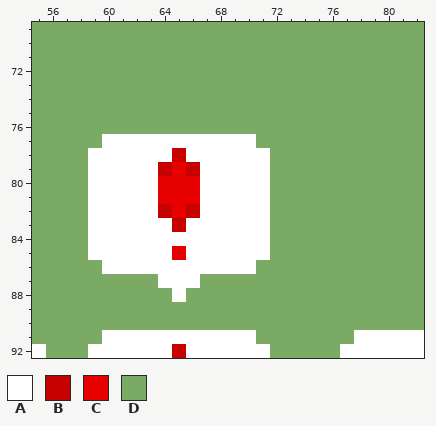
Two states of a pixel-art file, Art Assets/Aseprite Files/experiment-3.aseprite. Above, as it was before the edit.
220x178 pixels, 1 frame. Colours within 5 levels of each other are drawn and written as one. Shown: x 55..82, y 69..92.
Visible layers, top first: "Front", "BG".
Palette (. is transparent): A #ffffff  B #c70000  C #e60000  D #7aaa64
Pixels before, first column x 55:
69 DDDDDDDDDDDDDDDDDDDDDDDDDDDD
70 DDDDDDDDDDDDDDDDDDDDDDDDDDDD
71 DDDDDDDDDDDDDDDDDDDDDDDDDDDD
72 DDDDDDDDDDDDDDDDDDDDDDDDDDDD
73 DDDDDDDDDDDDDDDDDDDDDDDDDDDD
74 DDDDDDDDDDDDDDDDDDDDDDDDDDDD
75 DDDDDDDDDDDDDDDDDDDDDDDDDDDD
76 DDDDDDDDDDDDDDDDDDDDDDDDDDDD
77 DDDDDAAAAAAAAAAADDDDDDDDDDDD
78 DDDDAAAAAABAAAAAADDDDDDDDDDD
79 DDDDAAAAABCBAAAAADDDDDDDDDDD
80 DDDDAAAAACCCAAAAADDDDDDDDDDD
81 DDDDAAAAACCCAAAAADDDDDDDDDDD
82 DDDDAAAAABCBAAAAADDDDDDDDDDD
83 DDDDAAAAAABAAAAAADDDDDDDDDDD
84 DDDDAAAAAAAAAAAAADDDDDDDDDDD
85 DDDDAAAAAACAAAAAADDDDDDDDDDD
86 DDDDDAAAAAAAAAAADDDDDDDDDDDD
87 DDDDDDDDDAAADDDDDDDDDDDDDDDD
88 DDDDDDDDDDADDDDDDDDDDDDDDDDD
89 DDDDDDDDDDDDDDDDDDDDDDDDDDDD
90 DDDDDDDDDDDDDDDDDDDDDDDDDDDD
91 DDDDDAAAAAAAAAAADDDDDDDAAAAA
92 ADDDAAAAAABAAAAAADDDDDAAAAAA
Now the later version:
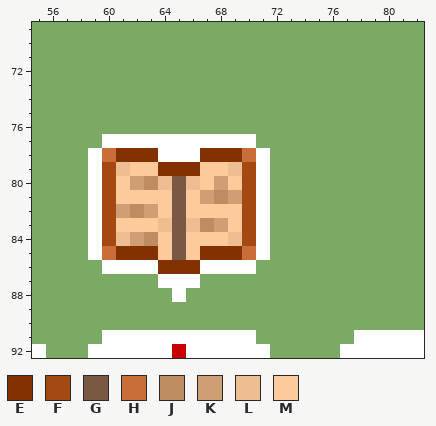
Colours new in this view: E #833100  F #a54913  G #7a5944  H #c96e38  J #bd8c61  K #ce9f75  L #eebd92  M #fdca9c
Edits made:
Changed rows in their new state; - is an unchanged pixel.
Layer "Front":
first column x 60:
78 HEEE-A-EEEH
79 FLMMEEEMMLF
80 FMKJLGLMKMF
81 FMMMMGMKJKF
82 FKJKMGMMMMF
83 FMMMLGLJKMF
84 FLKJMGMMMLF
85 HEEEMGMEEEH
86 ----EEE----
Pixel boxes of the changes (left, top, right, bottom) in both pictures:
changed: (102, 148, 256, 274)
